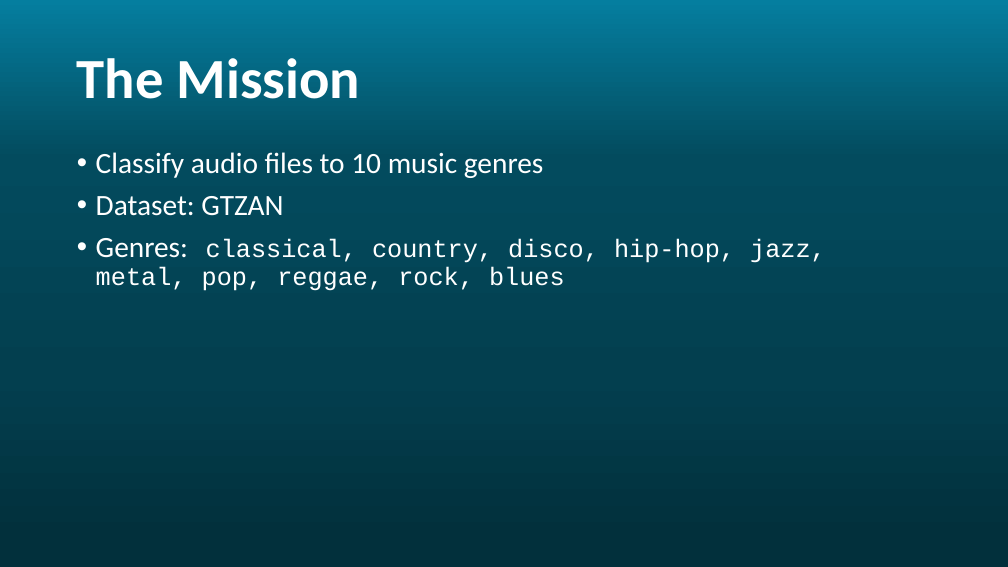
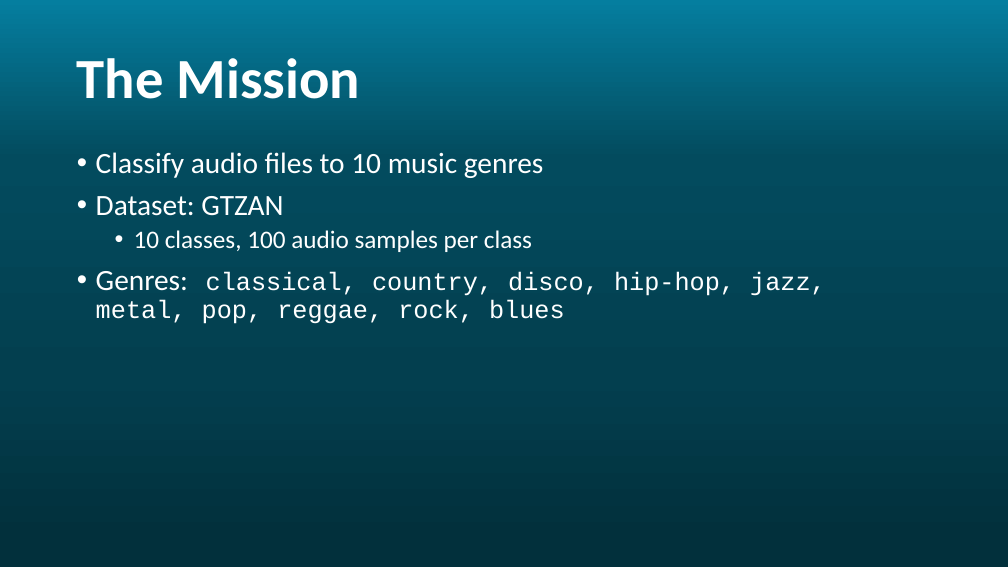
Before and after one commit to Rotem-and-Noam/Ada-STFT, a slide deck: slide 2 of images/AdaSTFT.pptx. Drawn at 1008x567 pixels with LibreOffice and Linux fonts; fonts in the diff are those of the drawing; background and template pictures are left out. Boxes give left, top, right and bottom in pixels: in the first picture for what was removed or moved away, otherwise in the second. Text is boxed around its words. In the diff, an @@ line names an element or a change of style, - is before the commit and + after.

```diff
--- a/images/AdaSTFT.pptx
+++ b/images/AdaSTFT.pptx
@@ text at (x1=134, y1=230, x2=532, y2=252): paragraph added @@
+  • 10 classes, 100 audio samples per class
```
Also in this commit, not shown: 2 other slides changed, 7 slides added.
